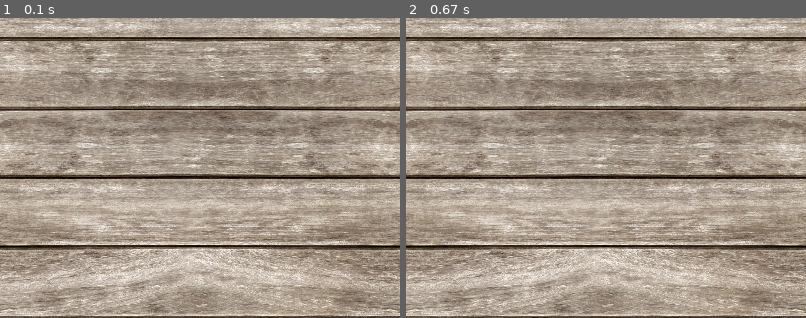
Above: before the commit, frames 1-2 (left to right).
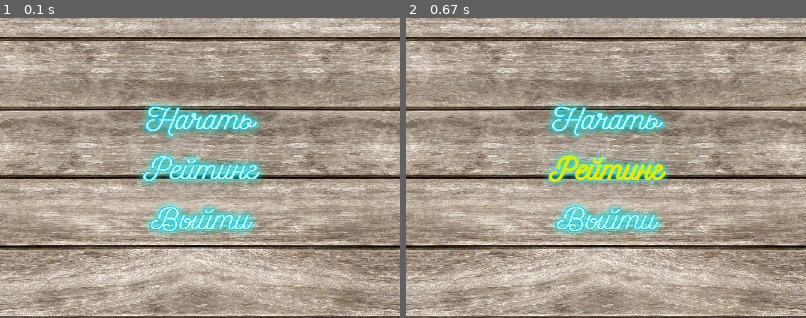
Above: after the commit, the same moments.

Repository: AlexRas245/Pygame_Project
Game: pygame game, started from Меню.py
Same seed, same stepped clock (60 frames per second), same inputs: the game is played once before the commit and once after it.
Inputs (mouse positions are % of the whole screen's width and height, from its top left):
- Up to frame 1 (0.1 s): no input
- Up to frame 2 (0.67 s): click (50, 50) at 0.38 s
The pictures show only the part of the screen within x 25-75%, y 28-78%; the shares and areas given below are measured in that part.

The runs differ from the first frame. In frame 1, 6.5% of the frame differs, in the area x 34-66%, y 28-73%; in frame 2, 6.5%.

Commit message:
Добавлены кнопки для самой игры, рейтинга игроков и кнопка выйти

Diff:
--- a/Меню.py
+++ b/Меню.py
@@ -20,13 +20,34 @@
         self.click_sound = pygame.mixer.Sound("but_f.mp3")  # Музыка для клика на кнопки
         # Загружаем изображение для кнопки "Музыка"
         self.music_button_image_on = pygame.image.load(
-            "music_on.png").convert_alpha()  # изображение когда музыка играет
+            "music_on.png").convert_alpha()  # Изображение когда музыка играет
         self.music_button_image_on = pygame.transform.scale(self.music_button_image_on, (40, 40))
         self.music_button_image_off = pygame.image.load(
-            "music_off.png").convert_alpha()  # изображение когда музыка не играет
+            "music_off.png").convert_alpha()  # Изображение когда музыка не играет
         self.music_button_image_off = pygame.transform.scale(self.music_button_image_off, (40, 40))
         # Создаем кнопку "Музыка" с изображением
         self.music_button = Button(screen, None, 740, 550, 790, 600, self.music, image=self.music_button_image_on)
+        # Загружаем изображение для кнопки "Начать"
+        self.start_button_image = pygame.image.load("start.png").convert_alpha()
+        self.start_button_image = pygame.transform.scale(self.start_button_image, (150, 40))
+        self.start_button_image_active = pygame.image.load("start_active.png").convert_alpha()
+        self.start_button_image_active = pygame.transform.scale(self.start_button_image_active, (150, 40))
+        # Загружаем изображение для кнопки "Рейтинг"
+        self.rating_button_image = pygame.image.load("ratin.png").convert_alpha()
+        self.rating_button_image = pygame.transform.scale(self.rating_button_image, (150, 40))
+        self.rating_button_image_active = pygame.image.load("rating_active.png").convert_alpha()
+        self.rating_button_image_active = pygame.transform.scale(self.rating_button_image_active, (150, 40))
+        # Загружаем изображение для кнопки "Выйти"
+        self.exit_button_image = pygame.image.load("exitt.png").convert_alpha()
+        self.exit_button_image = pygame.transform.scale(self.exit_button_image, (150, 40))
+        self.exit_button_image_active = pygame.image.load("exit_active.png").convert_alpha()
+        self.exit_button_image_active = pygame.transform.scale(self.exit_button_image_active, (150, 40))
+        # Создаем кнопку "Начать"
+        self.start_button = Button(screen, None, 325, 250, 150, 35, self.start_game, image=self.start_button_image)
+        # Создаем кнопку "Рейтинг"
+        self.rating_button = Button(screen, None, 325, 300, 150, 35, self.show_rating, image=self.rating_button_image)
+        # Создаем кнопку "Выйти"
+        self.exit_button = Button(screen, None, 325, 350, 150, 35, self.exit_menu, image=self.exit_button_image)
 
     def update(self):
         self.handle_events()
@@ -34,6 +55,9 @@
     def draw(self):
         self.screen.blit(self.background_image, (0, 0))
         self.music_button.draw()
+        self.start_button.draw()
+        self.rating_button.draw()
+        self.exit_button.draw()
         pygame.display.flip()
 
     def handle_events(self):
@@ -44,8 +68,30 @@
             if event.type == pygame.MOUSEBUTTONDOWN:
                 # Проверяем нажатие на кнопку
                 pos = pygame.mouse.get_pos()
-                if self.music_button.check_click(pos):
+                if self.music_button.check_click(pos):# Кнопка Музыка
                     self.music_button.command()
+                elif self.start_button.check_click(pos): # Кнопка Начать
+                    self.click_sound.play()
+                    self.start_button.command()
+                elif self.rating_button.check_click(pos):# Кнопка Рейтинг
+                    self.click_sound.play()
+                    self.rating_button.command()
+                elif self.exit_button.check_click(pos):# Кнопка Выйти
+                    self.exit_button.command()
+            if event.type == pygame.MOUSEMOTION:
+                pos = pygame.mouse.get_pos()
+                if self.start_button.check_click(pos):
+                    self.start_button_active(True)
+                else:
+                    self.start_button_active(False)
+                if self.rating_button.check_click(pos):
+                    self.rating_button_active(True)
+                else:
+                    self.rating_button_active(False)
+                if self.exit_button.check_click(pos):
+                    self.exit_button_active(True)
+                else:
+                    self.exit_button_active(False)
 
     def music(self):
         if self.music_on:
@@ -56,6 +102,40 @@
             pygame.mixer.music.unpause()
             self.music_button = Button(screen, None, 740, 550, 790, 600, self.music, image=self.music_button_image_on)
             self.music_on = True
+
+    def start_button_active(self, flag):
+        if flag:
+            self.start_button = Button(screen, None, 325, 250, 150, 35, self.start_game,
+                                       image=self.start_button_image_active)
+        else:
+            self.start_button = Button(screen, None, 325, 250, 150, 35, self.start_game,
+                                       image=self.start_button_image)
+
+    def rating_button_active(self, flag):
+        if flag:
+            self.rating_button = Button(screen, None, 325, 300, 150, 35, self.show_rating,
+                                        image=self.rating_button_image_active)
+        else:
+            self.rating_button = Button(screen, None, 325, 300, 150, 35, self.show_rating,
+                                        image=self.rating_button_image)
+
+    def exit_button_active(self, flag):
+        if flag:
+            self.exit_button = Button(screen, None, 325, 350, 150, 35, self.exit_menu,
+                                      image=self.exit_button_image_active)
+        else:
+            self.exit_button = Button(screen, None, 325, 350, 150, 35, self.exit_menu, image=self.exit_button_image)
+
+    def start_game(self):
+        pass
+
+    def show_rating(self):
+        pass
+
+    def exit_menu(self):
+        pygame.mixer.quit()
+        pygame.quit()
+        sys.exit()
 
 
 pygame.init()
Binary file added: exit_active.png
Binary file added: exitt.png
Binary file added: ratin.png
Binary file added: rating_active.png
Binary file added: start.png
Binary file added: start_active.png
